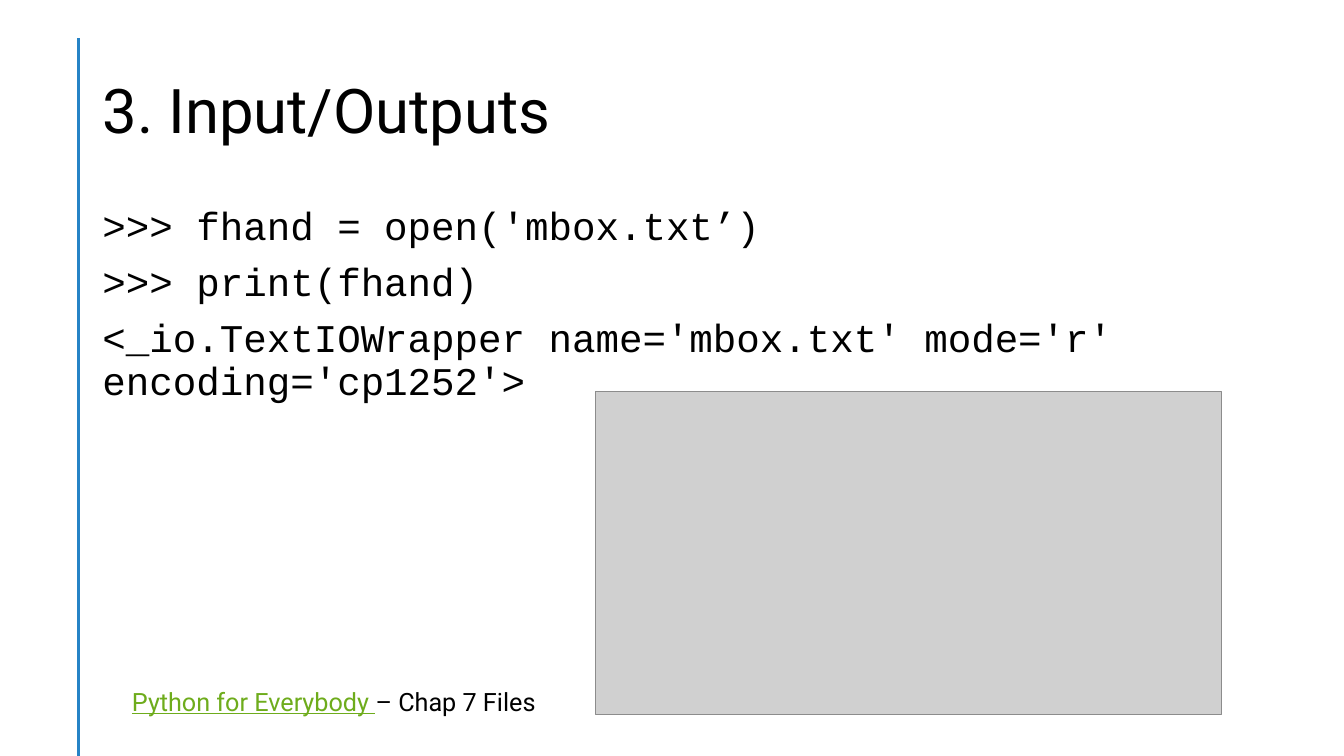
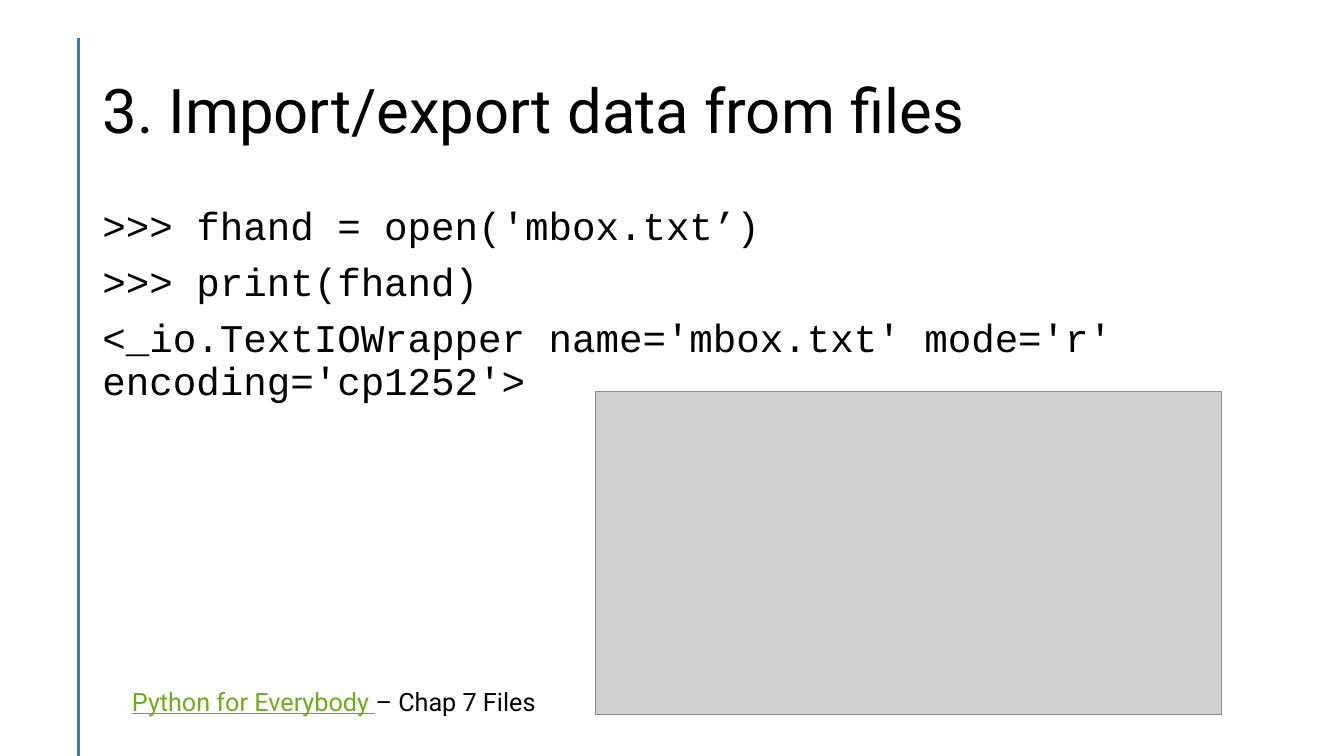
Before and after one commit to slevin48/training, a slide deck: slide 12 of doc/Python 101.pptx (slide 5 before the commit). Drawn at 1344x756 pixels with LibreOffice and Linux fonts; fonts in the diff are those of the drawing; grey boxes stand for pictures. Boxes give left, top, right and bottom in pixels: in the first picture for what was removed or moved away, otherwise in the second. Text is boxed around its words. In the diff, an @@ line names an element or a change of style, - is before the commit and + after.

```diff
--- a/doc/Python 101.pptx
+++ b/doc/Python 101.pptx
@@ title at [102, 86, 964, 146]: text changed @@
-3. Input/Outputs
+3. Import/export data from files
```
Also in this commit, not shown: 4 other slides changed, 8 slides added, 1 other file.
